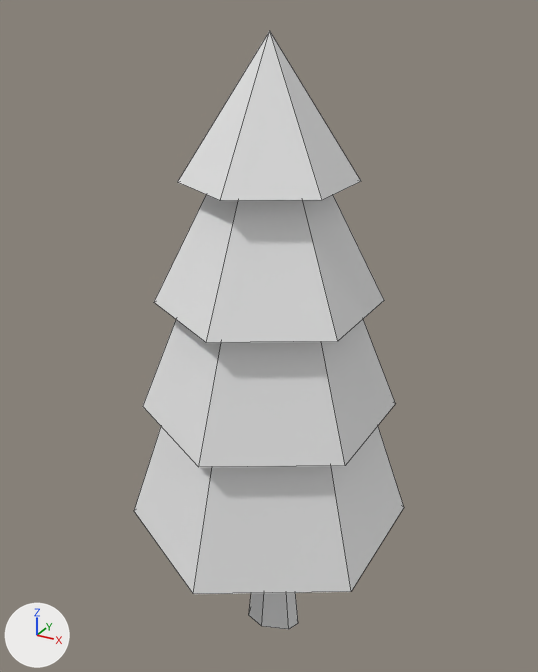
The FBX model hovership/Assets/Meshes/tree_pine.fbx as it was, and as the next commit left it.
Both versions are drawn from a 50 mm camera at (5.67, -9.94, 11.16) aimed at (-0.15, 0.65, 5.87). Arrows for +X, +Y and +Z are at lower left; the lights stay in place. Mesh edges are drawn as thin lines. Where no turn or scale is listed for an object, it has been applied to the vertices.
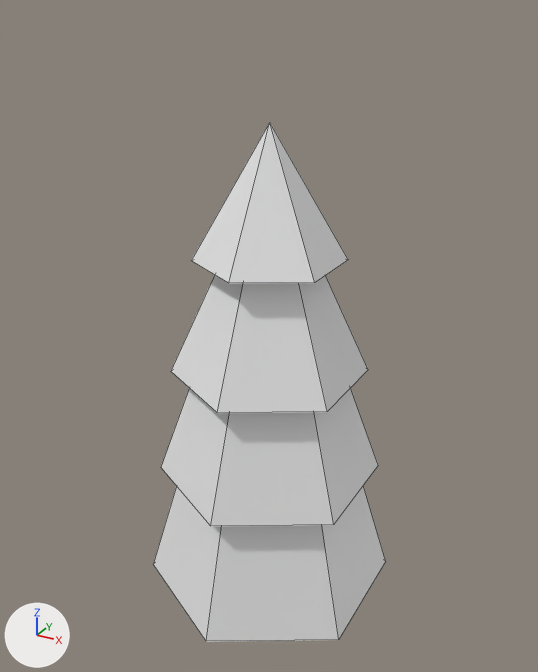
Commit message: Stouten pine

Pixel boxes [x1, y1, x2, y2] of what changed, in the pictures (538 x 672 px; the box of a moved part takes in the faces that stretch with it):
'Cylinder', reshaped (14% narrower, 13% shorter)
    before: [134, 31, 404, 630]
    after: [153, 123, 386, 642]
part 1 of me_cylinder, moved or reshaped
    before: [134, 426, 404, 594]
    after: [153, 486, 386, 642]
part 2 of me_cylinder, moved or reshaped
    before: [143, 320, 396, 467]
    after: [161, 388, 378, 526]
part 3 of me_cylinder, moved or reshaped
    before: [154, 195, 384, 343]
    after: [171, 275, 368, 413]
part 4 of me_cylinder, moved or reshaped
    before: [178, 31, 361, 201]
    after: [191, 123, 348, 283]
part 5 of me_cylinder, moved or reshaped (not visible afterwards)
    before: [249, 593, 298, 630]

Diff of the bpy script that builds the scene:
```diff
--- a/hovership/Assets/Meshes/tree_pine.fbx.py
+++ b/hovership/Assets/Meshes/tree_pine.fbx.py
@@ me_cylinder @@
 # used by ob_cylinder; location = (0.0, 0.0, 3.8)
-me_cylinder.from_pydata(...)  # 52 vertices, 45 faces; spans x -2.27..2.23, y -2.16..3.03, z -4.05..7.07
+me_cylinder.from_pydata(...)  # 52 vertices, 45 faces; spans x -2.03..2.0, y -1.87..2.74, z -3.99..5.77
+# me_cylinder part 1: the loose piece of 7 vertices spanning x -2.27..2.23, y -2.16..3.03, z -1.46..6.34 is scaled about its middle by (0.894, 0.887, 1), then moved by (0.01, 0.0, -1.3)
+# me_cylinder part 2: the loose piece of 7 vertices spanning x -2.0..1.95, y -1.84..2.71, z 0.82..6.45 is scaled about its middle by (0.894, 0.887, 1), then moved by (0.01, 0.0, -1.3)
+# me_cylinder part 3: the loose piece of 7 vertices spanning x -1.71..1.67, y -1.52..2.39, z 2.82..6.6 is scaled about its middle by (0.894, 0.887, 1), then moved by (0.01, 0.0, -1.3)
+# me_cylinder part 4: the loose piece of 7 vertices spanning x -1.28..1.24, y -1.02..1.89, z 4.85..7.07 is scaled about its middle by (0.894, 0.887, 1), then moved by (0.01, 0.0, -1.3)
+# me_cylinder part 5: 24 of 52 vertices moved; they spanned x -0.43..0.63, y 0.01..0.9, z -4.05..2.48 and now span x -0.53..0.72, y -0.26..1.16, z -3.99..1.18; mean shift (-0.01, 0.0, -0.85); largest move (0.1, 0.22, -1.35) -> (0.09, -0.08, -2.65)
```
